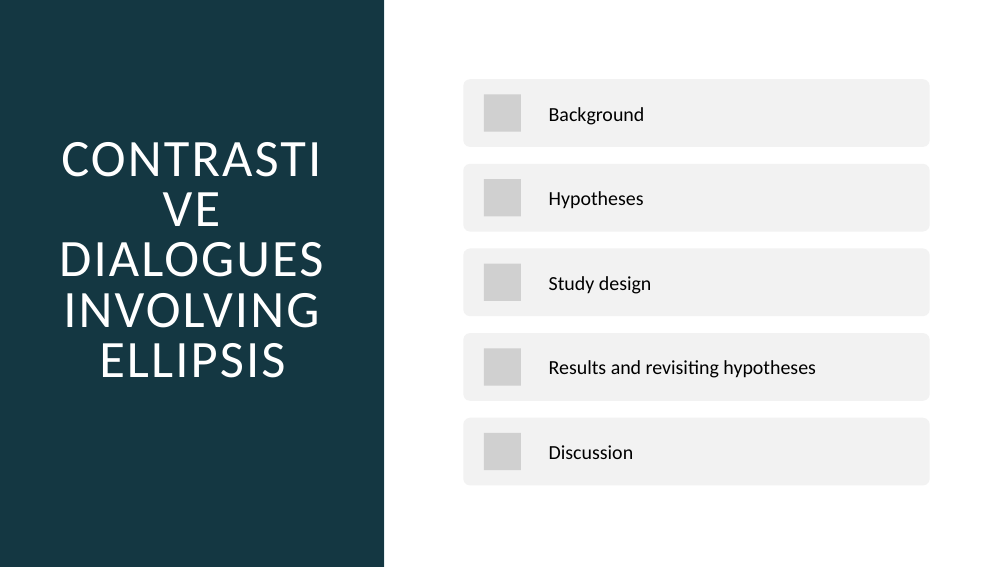
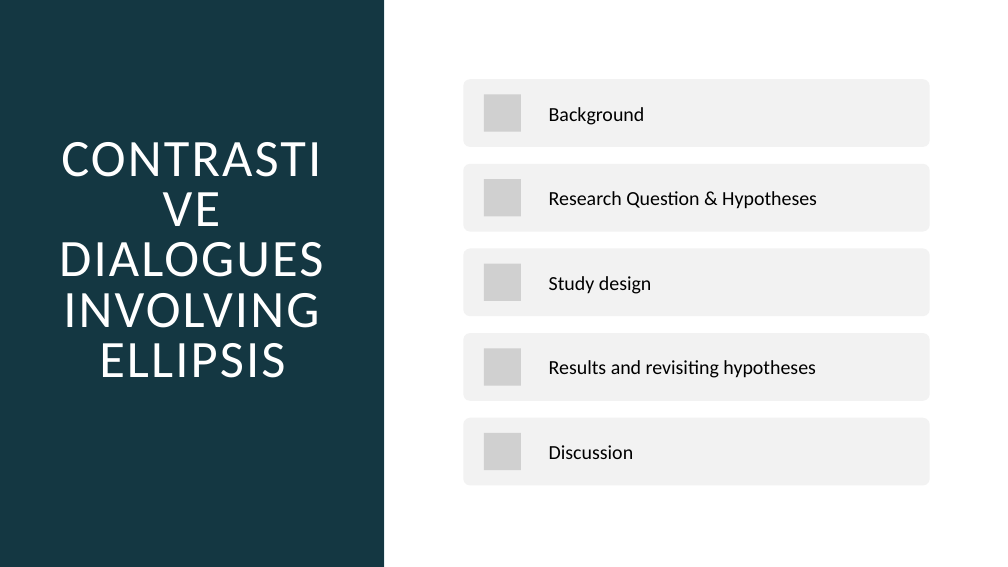
Before and after one commit to miriamschiele/MA, a slide deck: slide 2 of presentation/Miriam Schiele, MA presentation.pptx. Drawn at 1008x567 pixels with LibreOffice and Linux fonts; fonts in the diff are those of the drawing; grey boxes stand for pictures. Boxes give left, top, right and bottom in pixels: in the first picture for what was removed or moved away, otherwise in the second. Text is boxed around its words. In the diff, an @@ line names an element or a change of style, - is before the commit and + after.

```diff
--- a/presentation/Miriam Schiele, MA presentation.pptx
+++ b/presentation/Miriam Schiele, MA presentation.pptx
@@ text at bbox=[549, 191, 817, 209]: text changed @@
-Hypotheses
+Research Question & Hypotheses
```
Also in this commit, not shown: 6 other slides changed, 13 slides added, 1 slide removed, 8 other files.
